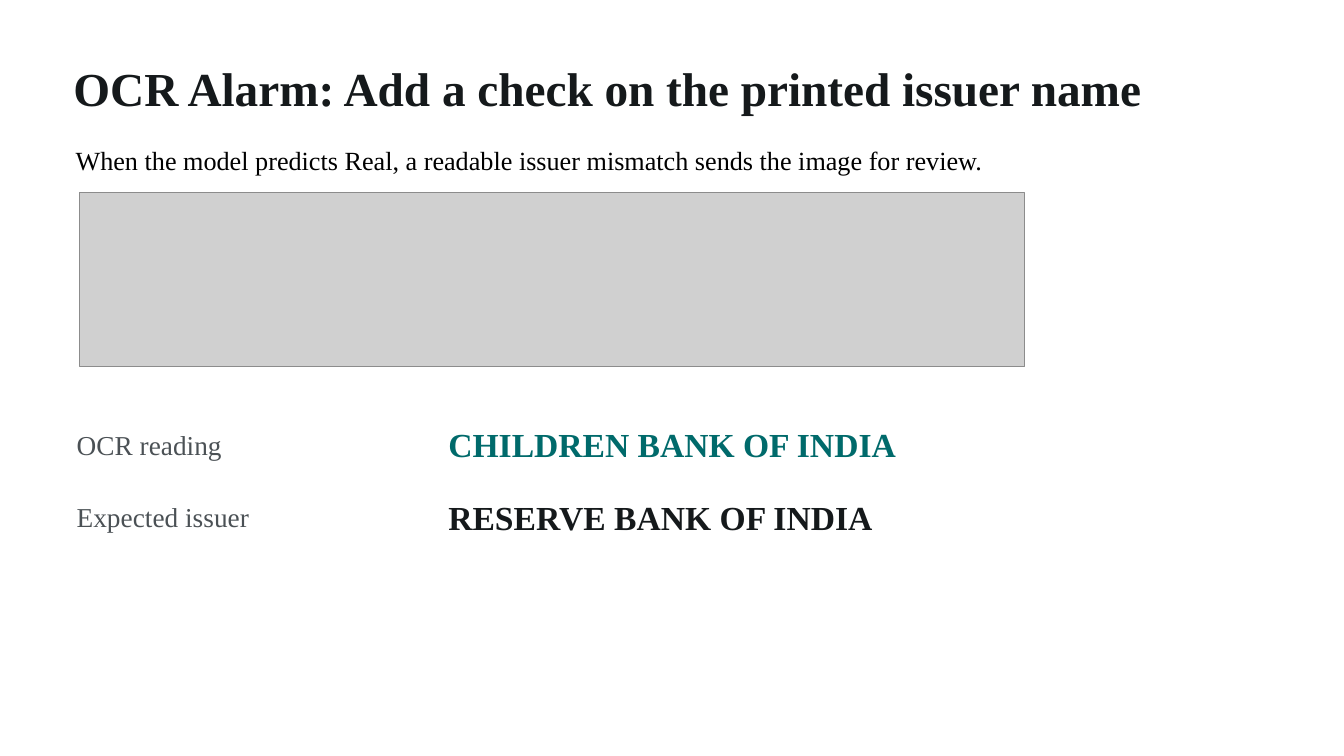
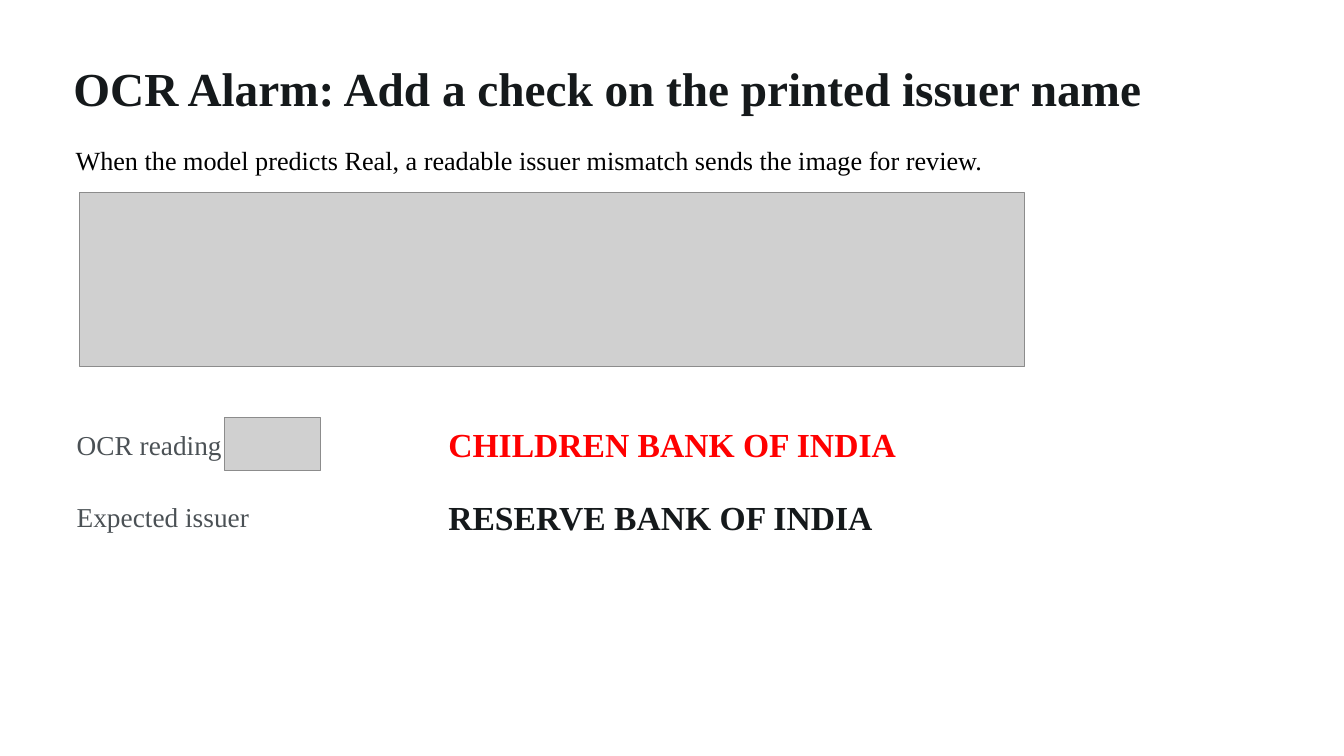
Before and after one commit to exileheadgrz/fakeBankNoteDetection, a slide deck: slide 7 of Banknote_Issuer_Review.pptx. Drawn at 1344x756 pixels with LibreOffice and Linux fonts; fonts in the diff are those of the drawing; grey boxes stand for pictures. Boxes give left, top, right and bottom in pixels: in the first picture for what was removed or moved away, otherwise in the second. Text is boxed around its words. In the diff, an @@ line names an element or a change of style, - is before the commit and + after.

```diff
--- a/Banknote_Issuer_Review.pptx
+++ b/Banknote_Issuer_Review.pptx
@@ picture added at (x1=225, y1=418, x2=321, y2=471) @@
@@ text "CHILDREN BANK OF INDIA" at (x1=448, y1=434, x2=896, y2=458): text colour #006A6B to #FF0000 @@
```
Also in this commit, not shown: 4 other slides changed.
